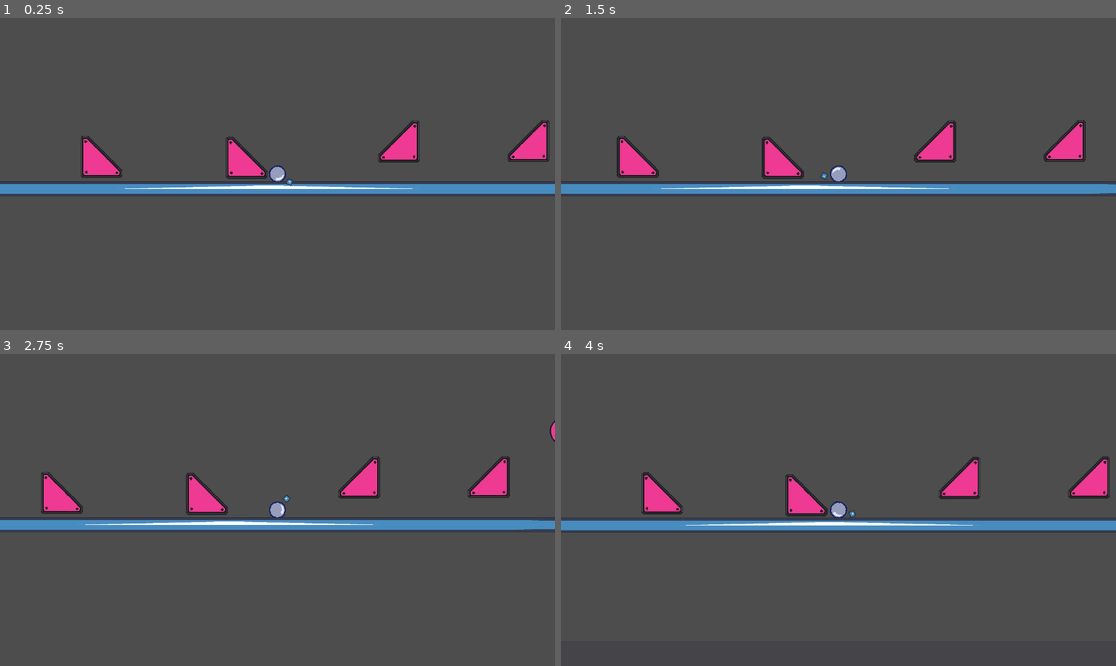
Above: before the commit, frames 1-4 (two rows, left to right).
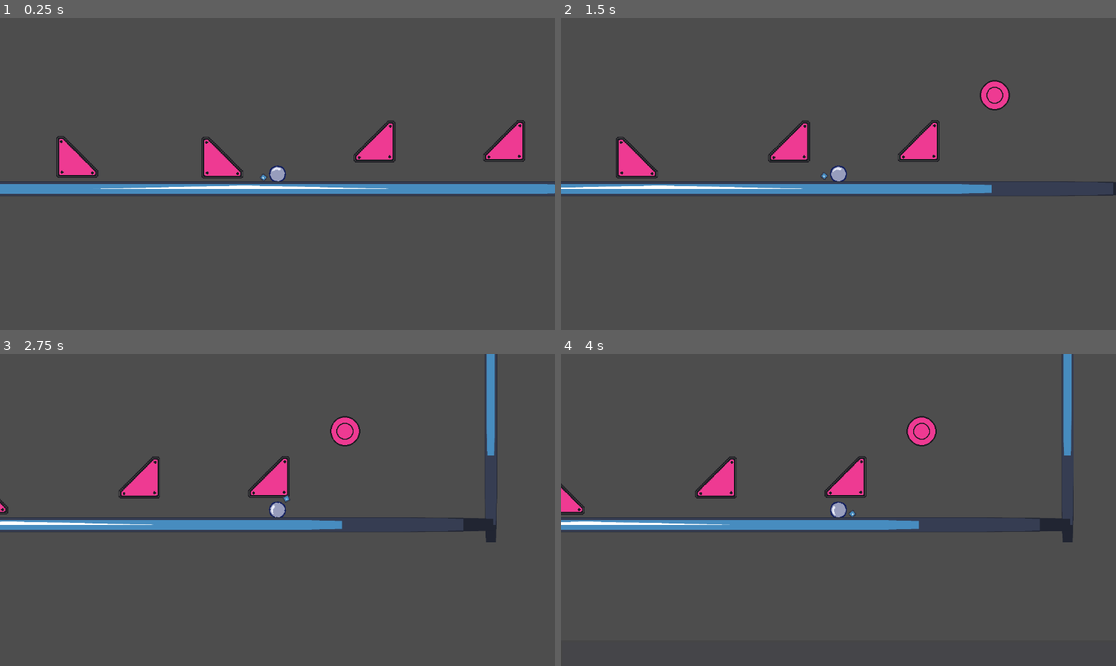
Above: after the commit, the same moments.

Repository: HjalteTagmose/Winball
Game: Godot game, scene res://scenes/TestScene.tscn
Same seed, same stepped clock (60 frames per second), same inputs: the game is played once before the commit and once after it. The engine's default icon, where the game draws it, is replaced by a stand-in: a white triangle on a blue panel in a dark square.
Inputs (mouse positions are in pixels of both pictures, inside the frame that each line leads up to):
- Up to frame 1 (0.25 s): no input
- Up to frame 2 (1.5 s): tap Enter (ui_accept) at 0.5, 0.77 s; move the mouse to (960, 158) at 0.52 s; tap S (aim_down) at 0.6 s; move the mouse to (727, 189) at 1.27 s; tap A (aim_left) at 1.35 s
- Up to frame 3 (2.75 s): tap Enter (ui_accept) at 1.52 s; move the mouse to (333, 441) at 2.02 s; tap D (aim_right) at 2.1 s
- Up to frame 4 (4 s): move the mouse to (810, 572) at 2.77 s; tap W (aim_up) at 2.85 s; tap Enter (ui_accept) at 3.02, 3.77 s; move the mouse to (1005, 556) at 3.52 s; tap Space (launch) at 3.6 s

The runs differ from the first frame. In frame 1, 4.3% of the frame differs, in the area x 10-100%, y 32-57%; in frame 2, 4.5%; in frame 3, 6.8%; in frame 4, 7.2%, in the area x 0-100%, y 0-61%.

Commit message:
Modifying values

Diff:
--- a/prefabs/Room props/basic_bumper.tscn
+++ b/prefabs/Room props/basic_bumper.tscn
@@ -12,7 +12,7 @@
 [node name="BasicBumper" type="StaticBody2D" node_paths=PackedStringArray("AudioPlayer")]
 physics_material_override = SubResource("PhysicsMaterial_gbh0v")
 script = ExtResource("1_gbh0v")
-Power = 10.0
+Power = 50.0
 AudioPlayer = NodePath("AudioPlayer")
 metadata/_custom_type_script = "uid://lobwfmlxako"
 
--- a/prefabs/Room props/flat_bumper_walls.tscn
+++ b/prefabs/Room props/flat_bumper_walls.tscn
@@ -31,7 +31,7 @@
 scale = Vector2(1.47, 1.47)
 physics_material_override = SubResource("PhysicsMaterial_gbh0v")
 script = ExtResource("1_y5uss")
-Power = 10.0
+Power = 50.0
 AudioPlayer = NodePath("AudioPlayer")
 metadata/_custom_type_script = "uid://lobwfmlxako"
 
--- a/prefabs/player.tscn
+++ b/prefabs/player.tscn
@@ -16,6 +16,8 @@
 contact_monitor = true
 max_contacts_reported = 1
 script = ExtResource("1_onrkg")
+minLaunchPower = 300.0
+maxLaunchPower = 300.0
 
 [node name="PlayerSprite" type="Sprite2D" parent="."]
 rotation = 8.47668e-05
Not shown: 1 places in prefabs/Rooms/starting_room.tscn that only renumber resources
Not shown: 1 places in prefabs/room.tscn that only renumber resources
